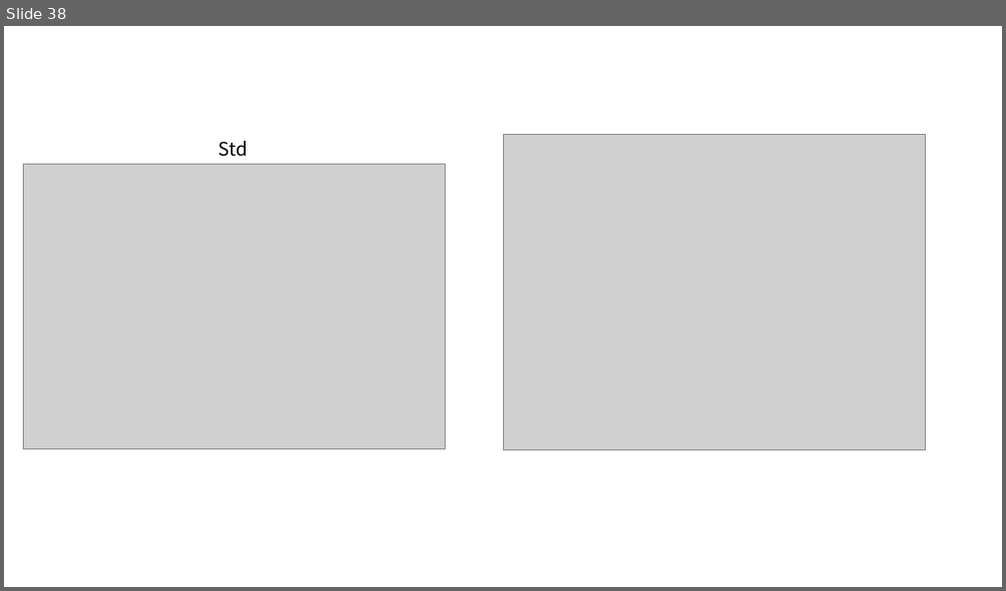
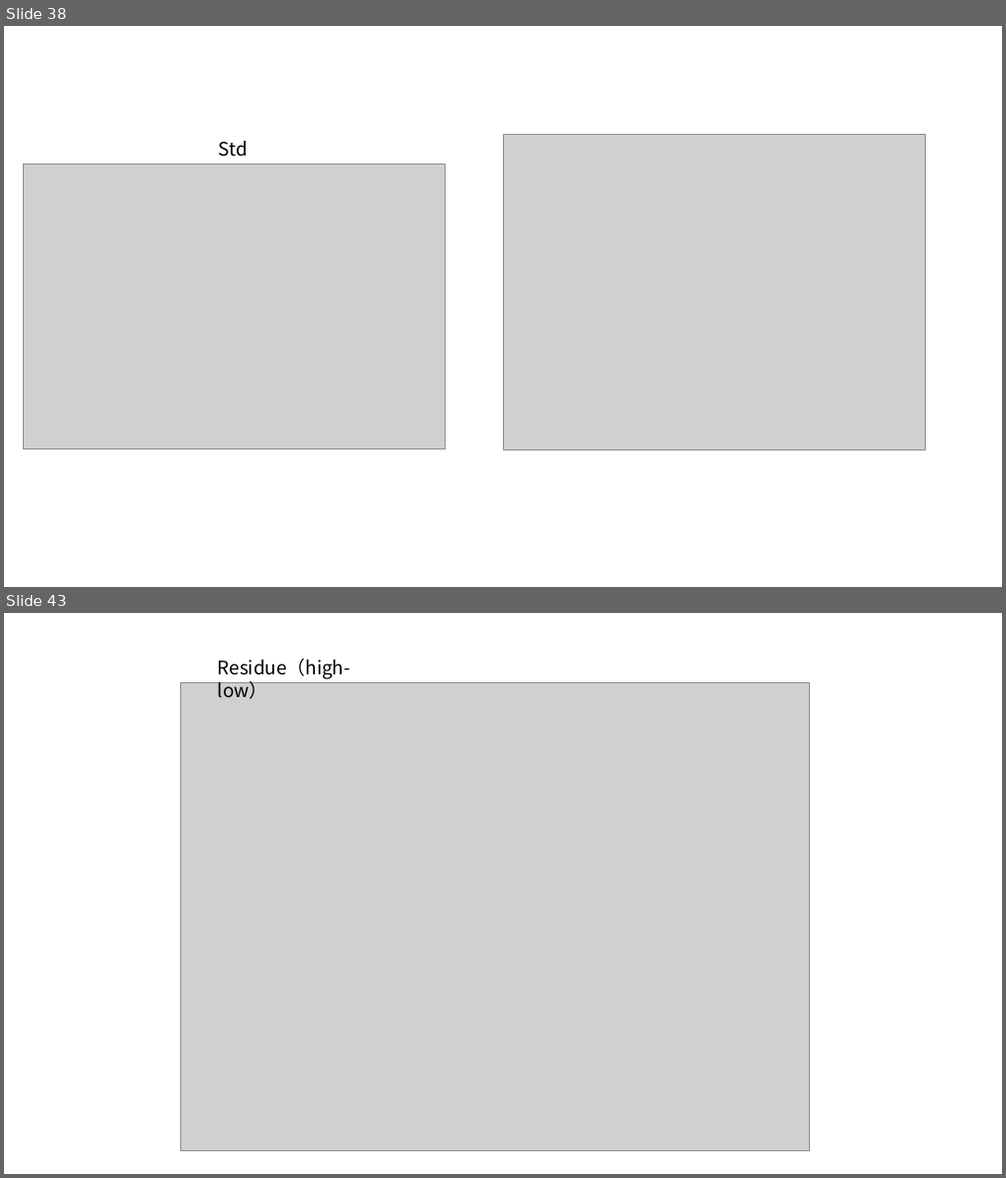
Before and after one commit to young55775/Genetorch-developing, a slide deck: discussion.pptx. Shown one above the other, each under a label of ours: slide 38 before the commit, slides 38 and 43 after it; the slides between them are not shown. The pictures are 1006x591 and 1006x1178 pixels, drawn with LibreOffice and Linux fonts; fonts in the diff are those of the drawing; grey boxes stand for pictures. Boxes give left, top, right and bottom in pixels: in the first picture for what was removed or moved away, otherwise in the second. Text is boxed around its words. In the diff, an @@ line names an element or a change of style, - is before the commit and + after.

```diff
--- a/discussion.pptx
+++ b/discussion.pptx
@@ slide 43 added at (4, 613, 1002, 1174), background #FFFFFF @@
@@ text added at (218, 659, 350, 699), 18 pt, text #000000 @@
+Residue（high-low）
@@ picture added at (180, 682, 809, 1151) @@
```
Also in this commit, not shown: 8 other slides added, 1 slide removed, 1 other file.
